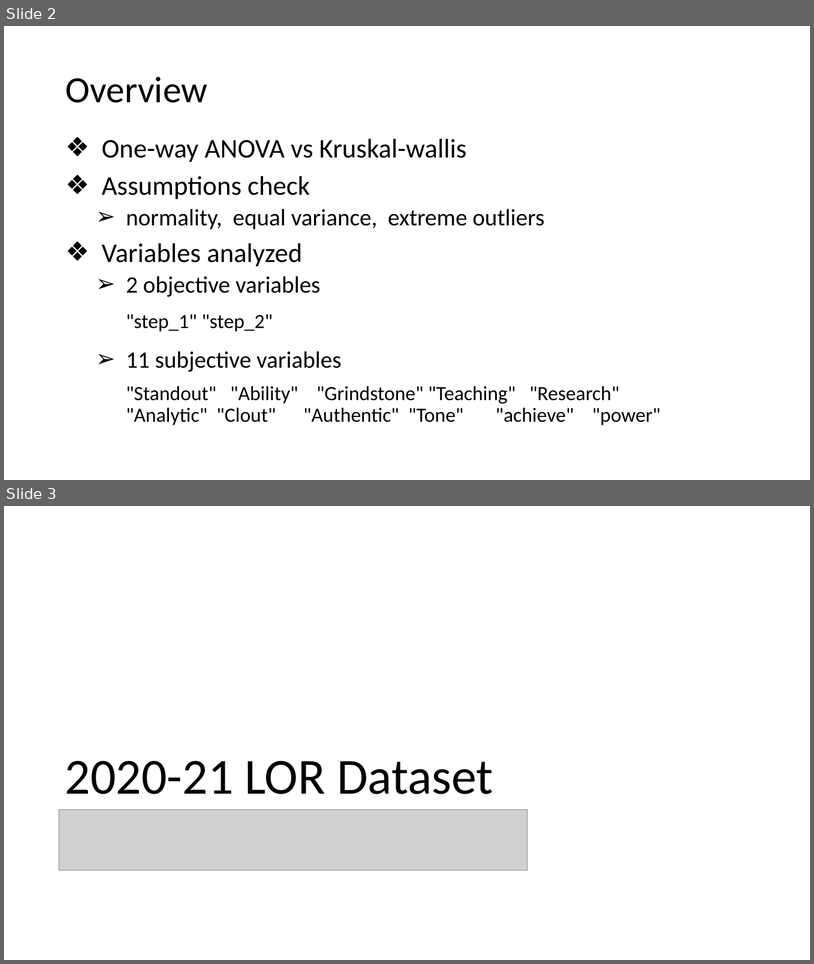
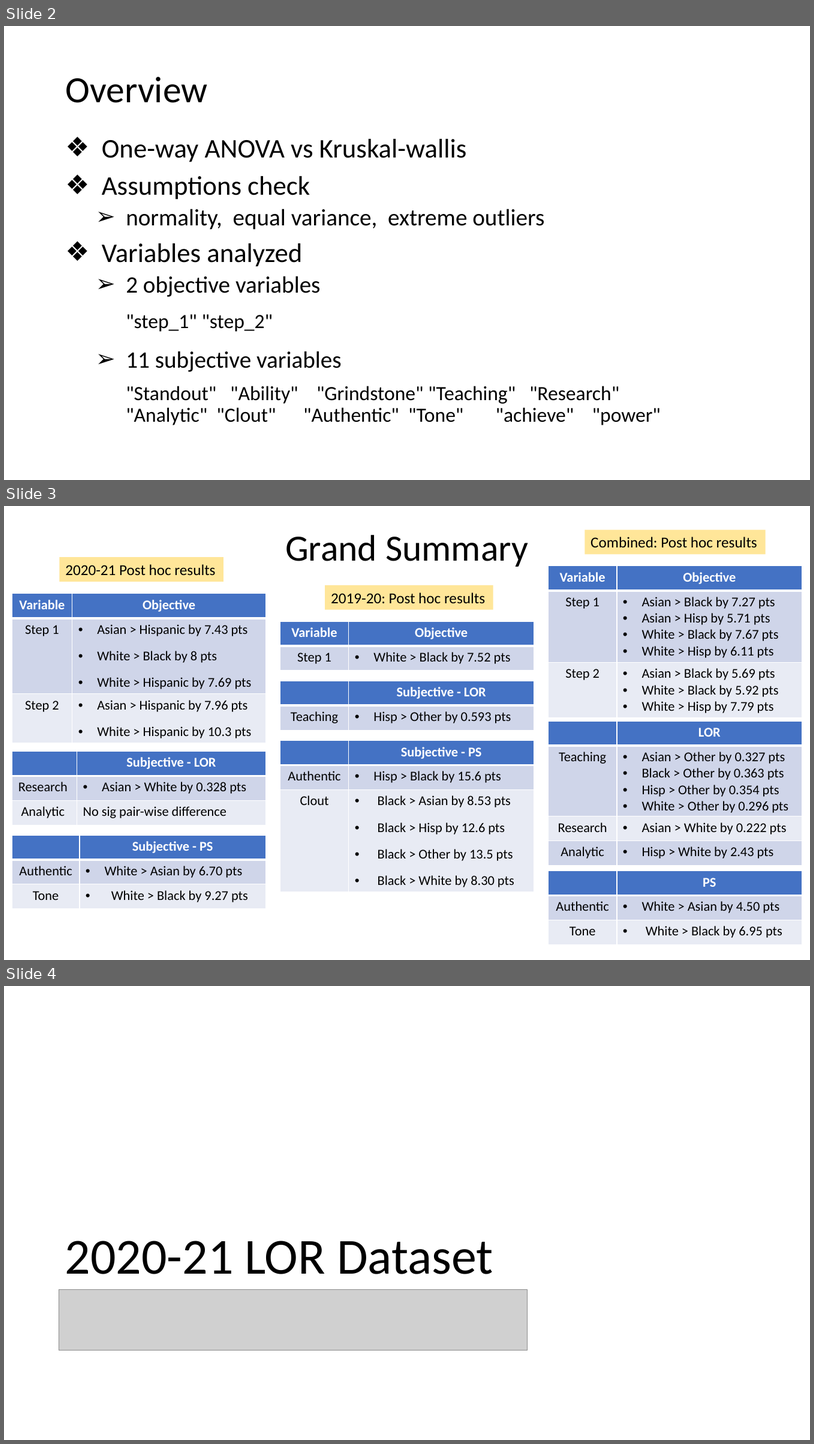
Before and after one commit to tiffanydho/ENT_research, a slide deck: ERAS_Linguistics/ERAS_race_report.pptx. Shown one above the other, each under a label of ours: slides 2 and 3 before the commit, slides 2, 3 and 4 after it. The pictures are 814x964 and 814x1444 pixels, drawn with LibreOffice and Linux fonts; fonts in the diff are those of the drawing; grey boxes stand for pictures. Boxes give left, top, right and bottom in pixels: in the first picture for what was removed or moved away, otherwise in the second. Text is boxed around its words. In the diff, an @@ line names an element or a change of style, - is before the commit and + after.

```diff
--- a/ERAS_Linguistics/ERAS_race_report.pptx
+++ b/ERAS_Linguistics/ERAS_race_report.pptx
@@ slide 3 added at bbox=[4, 506, 810, 960], background #FFFFFF @@
@@ title added at bbox=[285, 535, 528, 567], 44 pt, text #000000 @@
+Grand Summary
@@ rectangle added at bbox=[585, 529, 766, 554], fill #FFE699, 18 pt, text #000000 @@
+Combined: Post hoc results
@@ rectangle added at bbox=[60, 558, 224, 582], fill #FFE699, 18 pt, text #000000 @@
+2020-21 Post hoc results
@@ table added at bbox=[548, 566, 803, 715], 3 rows, 2 columns @@
+Variable | Objective
+Step 1 | Asian > Black by 7.27 pts / Asian > Hisp by 5.71 pts / White > Black by 7.67 pts / White > Hisp by 6.11 pts
+Step 2 | Asian > Black by 5.69 pts / White > Black by 5.92 pts / White > Hisp by 7.79 pts
@@ table added at bbox=[12, 594, 266, 741], 3 rows, 2 columns @@
+Variable | Objective
+Step 1 | Asian > Hispanic by 7.43 pts / White > Black by 8 pts / White > Hispanic by 7.69 pts
+Step 2 | Asian > Hispanic by 7.96 pts / White > Hispanic by 10.3 pts
@@ rectangle added at bbox=[325, 585, 494, 609], fill #FFE699, 18 pt, text #000000 @@
+2019-20: Post hoc results
@@ table added at bbox=[281, 622, 534, 670], 2 rows, 2 columns @@
+Variable | Objective
+Step 1 | White > Black by 7.52 pts
@@ table added at bbox=[281, 681, 534, 730], 2 rows, 2 columns @@
+ | Subjective - LOR
+Teaching | Hisp > Other by 0.593 pts
@@ table added at bbox=[548, 721, 803, 865], 4 rows, 2 columns @@
+ | LOR
+Teaching | Asian > Other by 0.327 pts / Black > Other by 0.363 pts / Hisp > Other by 0.354 pts / White > Other by 0.296 pts
+Research | Asian > White by 0.222 pts
+Analytic | Hisp > White by 2.43 pts
@@ table added at bbox=[12, 751, 266, 825], 3 rows, 2 columns @@
+ | Subjective - LOR
+Research | Asian > White by 0.328 pts
+Analytic | No sig pair-wise difference
@@ table added at bbox=[281, 741, 534, 891], 3 rows, 2 columns @@
+ | Subjective - PS
+Authentic | Hisp > Black by 15.6 pts
+Clout | Black > Asian by 8.53 pts / Black > Hisp by 12.6 pts / Black > Other by 13.5 pts / Black > White by 8.30 pts
@@ table added at bbox=[12, 835, 266, 909], 3 rows, 2 columns @@
+ | Subjective - PS
+Authentic | White > Asian by 6.70 pts
+Tone | White > Black by 9.27 pts
@@ table added at bbox=[548, 871, 803, 945], 3 rows, 2 columns @@
+ | PS
+Authentic | White > Asian by 4.50 pts
+Tone | White > Black by 6.95 pts
@@ what was slide 3 is now slide 4 @@
```
Also in this commit, not shown: 9 slides changed, 37 other slides added, 1 slide removed, 6 other files.
